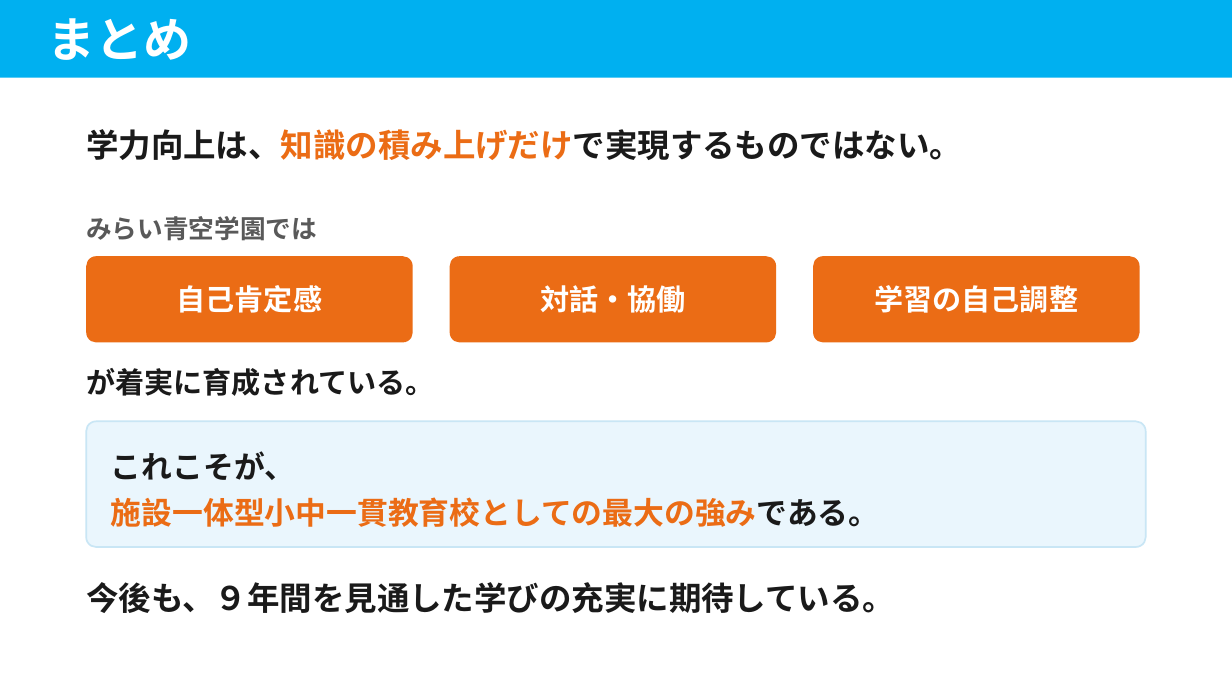
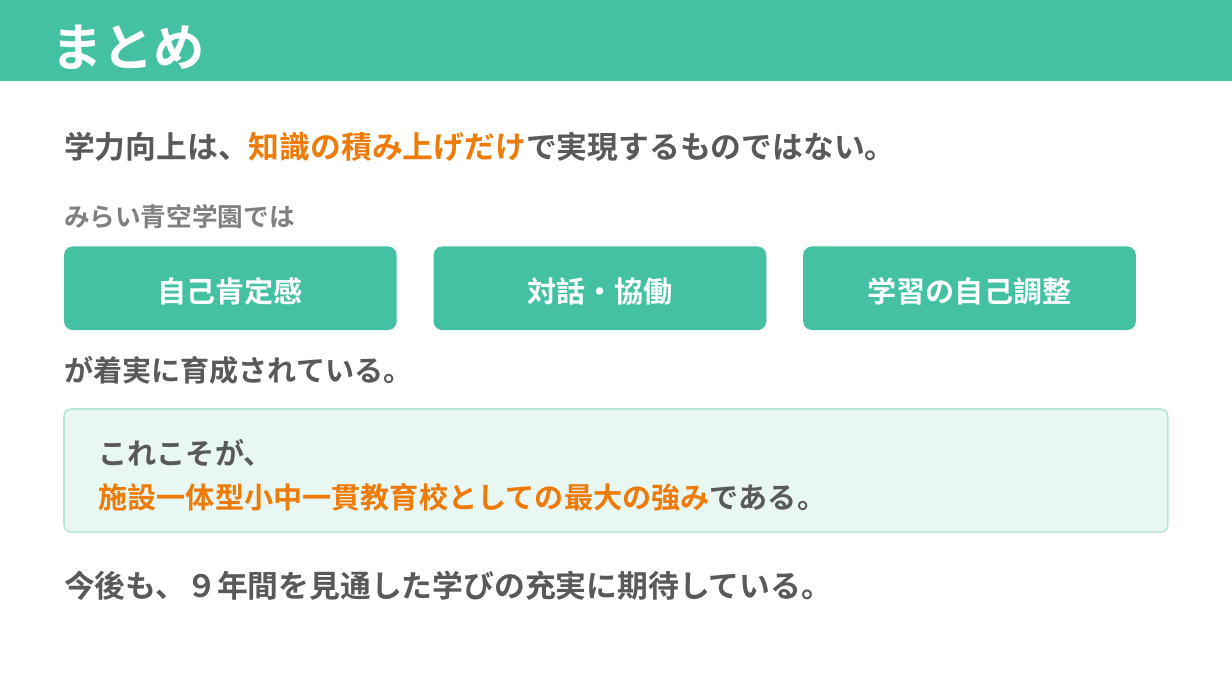
Before and after one commit to contynet730-star/con30, a slide deck: slide 14 of 指導課訪問_みらい青空学園/指導課訪問_５校時指導助言資料_みらい青空学園.pptx. Drawn at 1232x693 pixels with LibreOffice and Linux fonts; fonts in the diff are those of the drawing. Boxes give left, top, right and bottom in pixels: in the first picture for what was removed or moved away, otherwise in the second. Text is boxed around its words. In the diff, an @@ line names an element or a change of style, - is before the commit and + after.

```diff
--- a/指導課訪問_みらい青空学園/指導課訪問_５校時指導助言資料_みらい青空学園.pptx
+++ b/指導課訪問_みらい青空学園/指導課訪問_５校時指導助言資料_みらい青空学園.pptx
@@ rectangle "まとめ" at <box>0,0,1232,81</box>: size 28 to 30 pt; line spacing 1 to 1.2; fill #00B0F0 to #44C1A3 @@
@@ text "学力向上は、知識の積み上げだけで実現するものではない。": place and size @@
-text "学力向上は、知識の積み上げだけで実現するものではない。" at <box>86,129,962,160</box>
+text "学力向上は、知識の積み上げだけで実現するものではない。" at <box>64,131,896,161</box>
@@ text "学力向上は、知識の積み上げだけで実現するものではない。" at <box>64,131,896,161</box>: size 19 to 18 pt; text colour #1A1A1A to #595959, text colour #EB6C15 to #EE7B08 in "学力向上は、知識の積み上げだけで実現するものではない。"; line spacing 1.3 to 1.2 @@
@@ text "みらい青空学園では": place and size @@
-text "みらい青空学園では" at <box>86,216,317,241</box>
+text "みらい青空学園では" at <box>64,204,295,229</box>
@@ text "みらい青空学園では" at <box>64,204,295,229</box>: text colour #595959 to #808080 @@
@@ line spacing 1 to 1.15 in 3 elements at <box>867,277,1071,305</box>, <box>527,277,673,305</box>, <box>157,277,303,305</box> @@
@@ text "自己肯定感": place and size @@
-text "自己肯定感" at <box>177,285,323,313</box>
+text "自己肯定感" at <box>157,277,303,305</box>
@@ fill #EB6C15 to #44C1A3; proportions changed in 3 elements at <box>803,246,1136,330</box>, <box>434,246,766,330</box>, <box>64,246,397,330</box> @@
@@ rounded rectangle: place and size @@
-rounded rectangle at <box>86,256,413,342</box>
+rounded rectangle at <box>64,246,397,330</box>
@@ text "対話・協働": place and size @@
-text "対話・協働" at <box>540,285,686,313</box>
+text "対話・協働" at <box>527,277,673,305</box>
@@ rounded rectangle: place and size @@
-rounded rectangle at <box>450,256,776,342</box>
+rounded rectangle at <box>434,246,766,330</box>
@@ text "学習の自己調整": place and size @@
-text "学習の自己調整" at <box>874,285,1078,313</box>
+text "学習の自己調整" at <box>867,277,1071,305</box>
@@ rounded rectangle: place and size @@
-rounded rectangle at <box>813,256,1140,342</box>
+rounded rectangle at <box>803,246,1136,330</box>
@@ text "が着実に育成されている。": place and size @@
-text "が着実に育成されている。" at <box>86,368,435,396</box>
+text "が着実に育成されている。" at <box>64,356,413,384</box>
@@ text "が着実に育成されている。" at <box>64,356,413,384</box>: text colour #1A1A1A to #595959 @@
@@ rounded rectangle: place and size @@
-rounded rectangle at <box>86,421,1146,547</box>
+rounded rectangle at <box>64,409,1168,532</box>
@@ rounded rectangle at <box>64,409,1168,532</box>: fill #EAF6FD to #E9F7F3; outline #C9E6F5 1 pt to #B9E5DA 1 pt; proportions changed @@
@@ text "これこそが、": place and size @@
-text "これこそが、" at <box>111,451,880,527</box>
+text "これこそが、" at <box>99,439,827,511</box>
@@ text "これこそが、" at <box>99,439,827,511</box>: size 18 to 17 pt; text colour #1A1A1A to #595959 in "これこそが、", "施設一体型小中一貫教育校としての最大の強みである。"; text colour #EB6C15 to #EE7B08 in "施設一体型小中一貫教育校としての最大の強みである。" @@
@@ text "今後も、９年間を見通した学びの充実に期待している。": place and size @@
-text "今後も、９年間を見通した学びの充実に期待している。" at <box>86,582,895,613</box>
+text "今後も、９年間を見通した学びの充実に期待している。" at <box>64,570,832,600</box>
@@ text "今後も、９年間を見通した学びの充実に期待している。" at <box>64,570,832,600</box>: size 19 to 18 pt, text colour #1A1A1A to #595959 @@
```
Also in this commit, not shown: 13 other slides changed, 2 other files.
